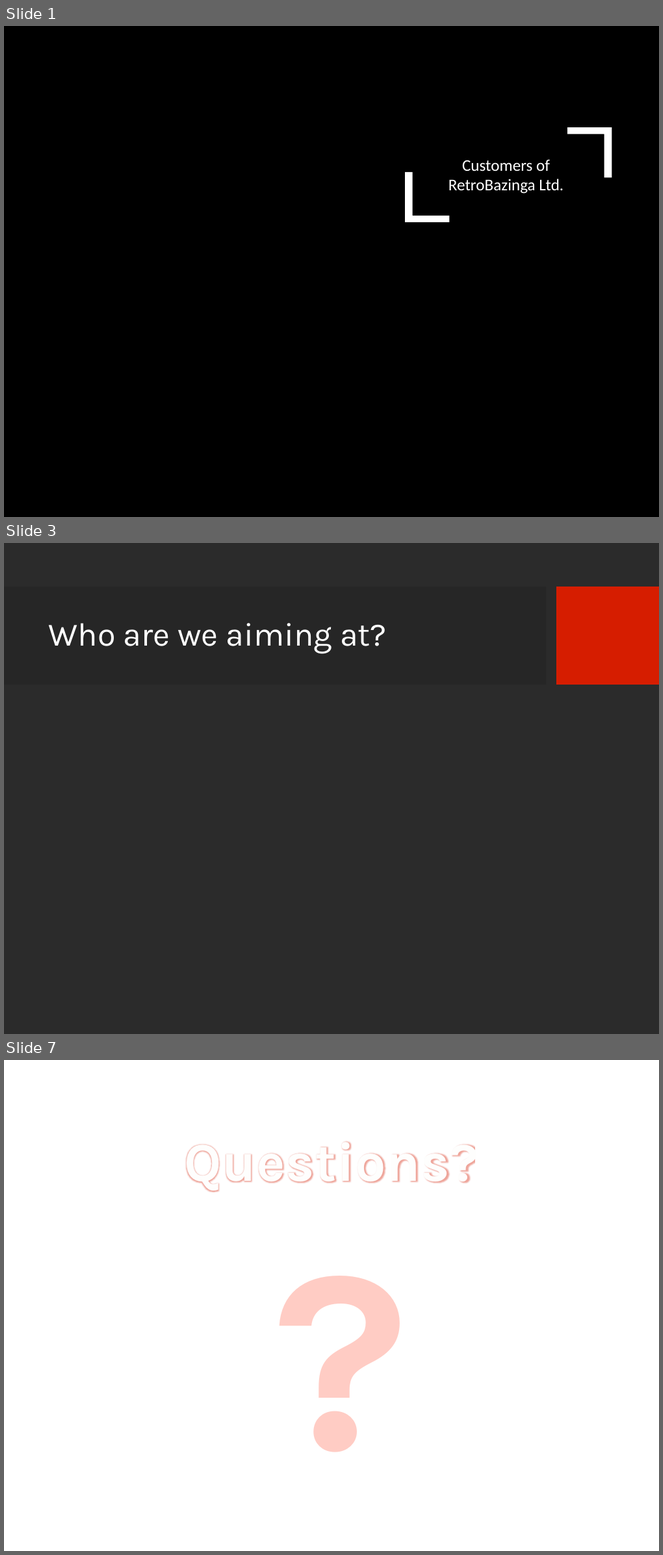
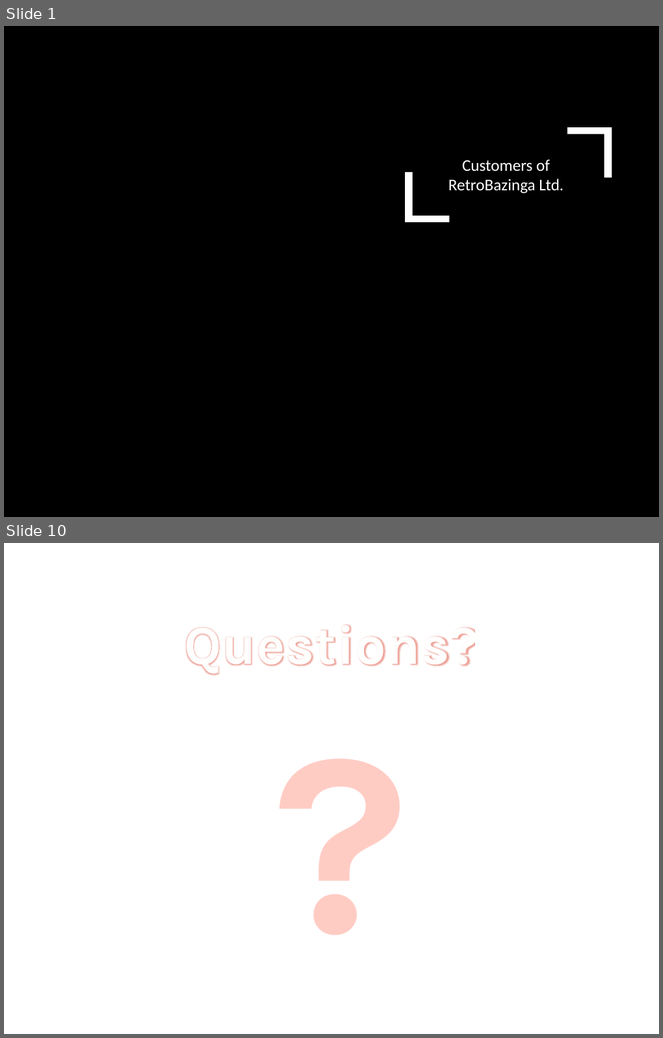
Before and after one commit to JGaslonde/3DaysToKirill, a slide deck: Pres_files/Game Plan.pptx. Shown one above the other, each under a label of ours: slides 1, 3 and 7 before the commit, slides 1 and 10 after it; the slides between them are not shown. The pictures are 663x1555 and 663x1038 pixels, drawn with LibreOffice and Linux fonts; fonts in the diff are those of the drawing; background and template pictures are left out; a plain dark background stands for a picture behind light text. Boxes give left, top, right and bottom in pixels: in the first picture for what was removed or moved away, otherwise in the second. Text is boxed around its words. In the diff, an @@ line names an element or a change of style, - is before the commit and + after.

```diff
--- a/Pres_files/Game Plan.pptx
+++ b/Pres_files/Game Plan.pptx
@@ slide 3 removed at <box>4,543,659,1034</box>, background picture (left out) @@
@@ rectangle removed at <box>4,587,547,685</box> @@
@@ rectangle removed at <box>556,587,659,685</box> @@
@@ title removed at <box>49,623,387,654</box> @@
-Who are we aiming at?
@@ what was slide 7 is now slide 10 @@
```
Also in this commit, not shown: 3 slides changed, 5 slides added, 1 other slide removed.
